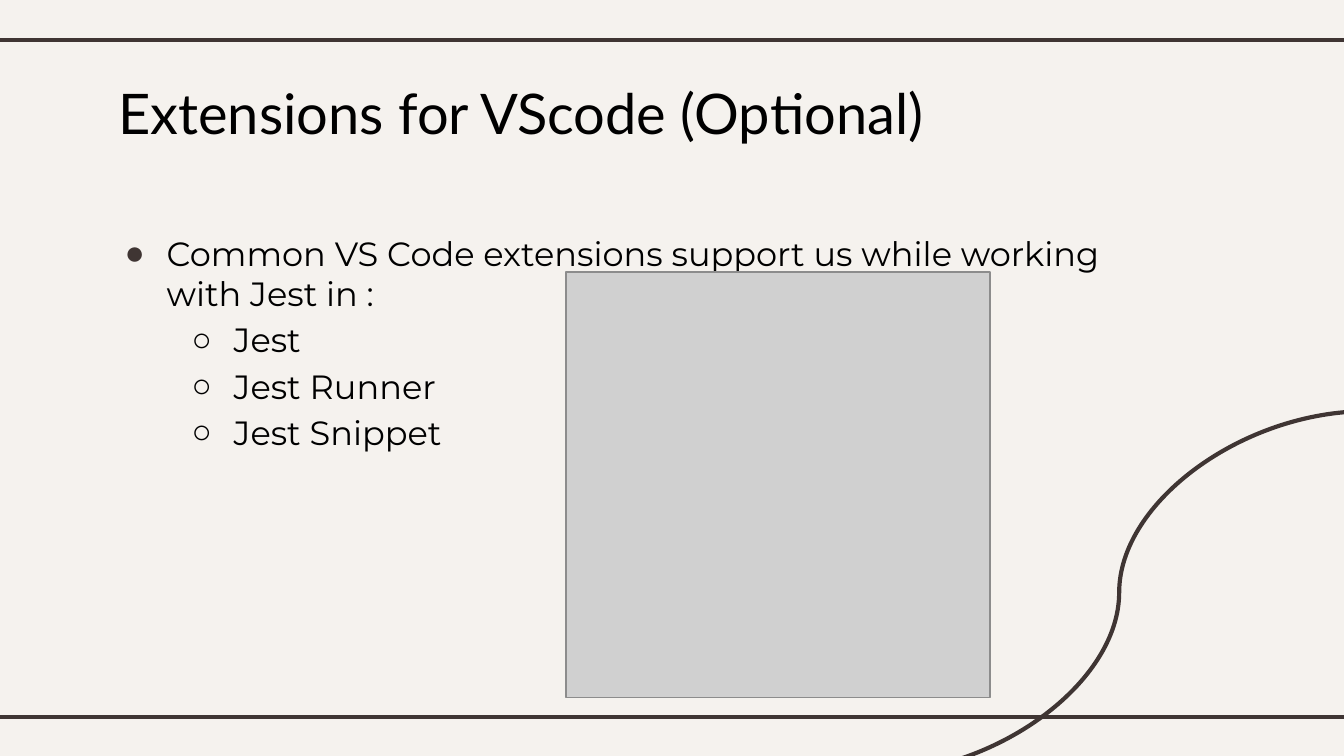
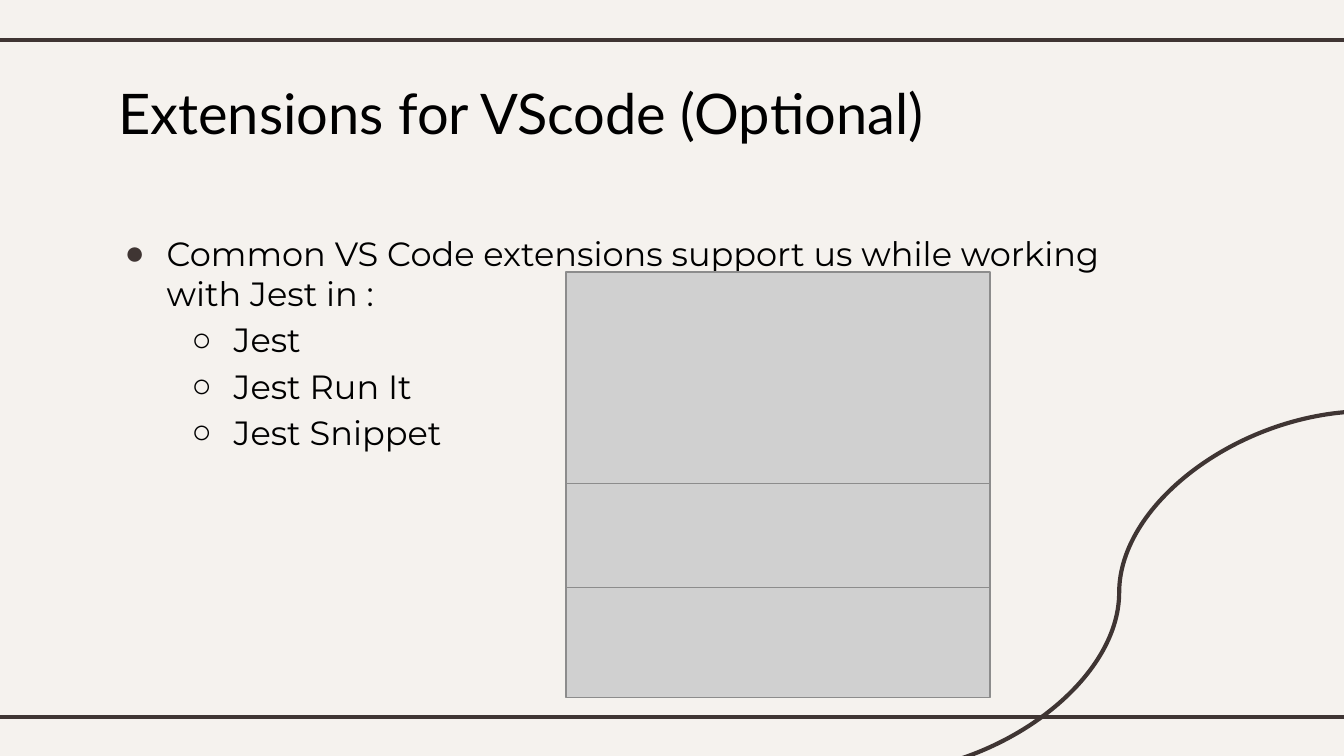
Before and after one commit to xWyvernPx/SWT, a slide deck: slide 14 of SWT.pptx. Drawn at 1344x756 pixels with LibreOffice and Linux fonts; fonts in the diff are those of the drawing; grey boxes stand for pictures. Boxes give left, top, right and bottom in pixels: in the first picture for what was removed or moved away, otherwise in the second. Text is boxed around its words. In the diff, an @@ line names an element or a change of style, - is before the commit and + after.

Commit message:
update slide

```diff
--- a/SWT.pptx
+++ b/SWT.pptx
@@ subtitle at box(234, 375, 412, 399): text changed @@
-  ○ Jest Runner
+  ○ Jest Run It
@@ picture added at box(566, 484, 991, 587) @@
```
Also in this commit, not shown: 1 other slide changed, 1 other file.
